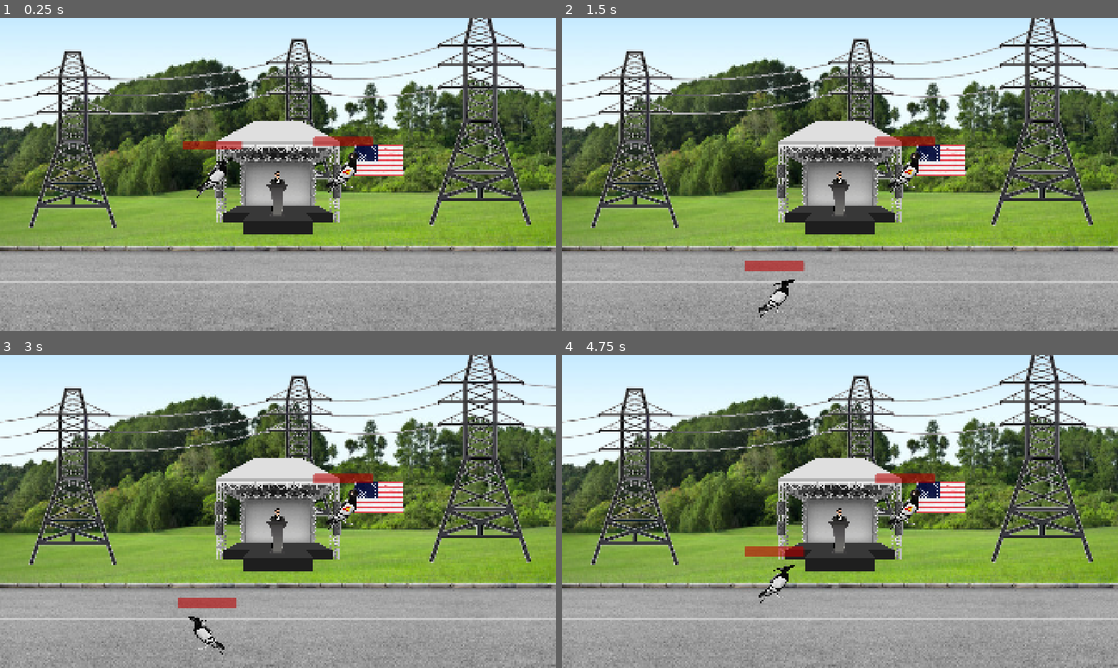
Above: before the commit, frames 1-4 (two rows, left to right).
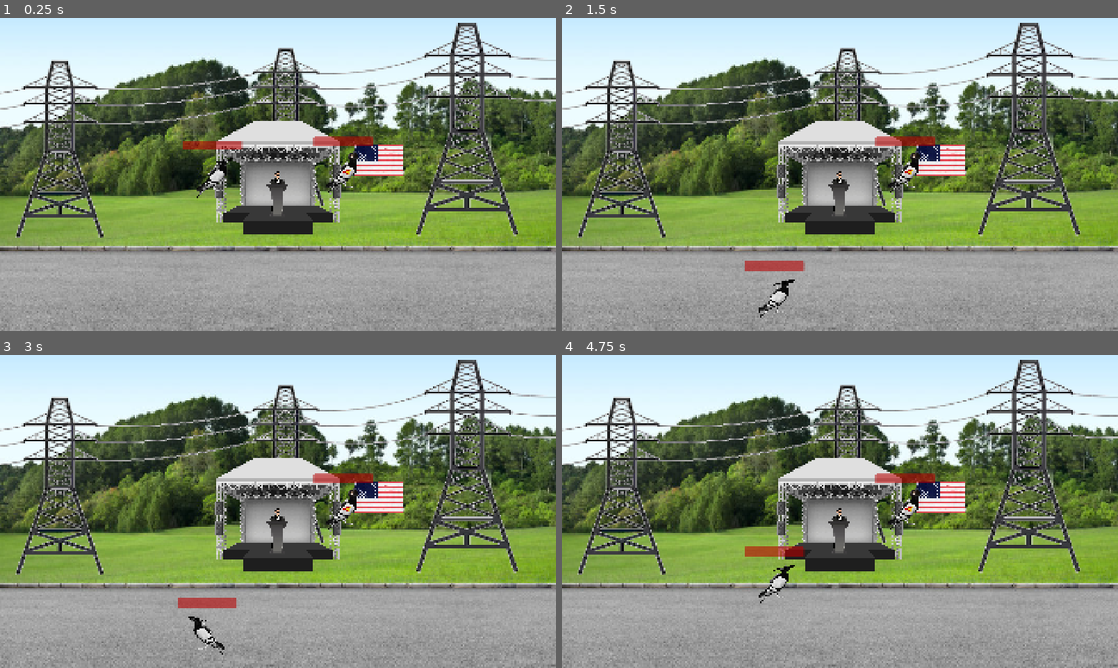
Above: after the commit, the same moments.

Repository: SteakSalkin/uol.gamejam12
Game: Godot game, scene res://level/level.tscn
The game is run twice, just before and just after one commit, with the same random seed, the same clock (stepped at 60 frames per second) and the same inputs.
Inputs:
- Up to frame 1 (0.25 s): no input
- Up to frame 2 (1.5 s): hold D (player1right) from 0.53 s (still down); tap Shift (player1attack) at 0.6 s; tap W (player1up) at 0.77 s; tap E (player2attack) at 1.35 s
- Up to frame 3 (3 s): tap W (player1up) at 1.52 s; tap Enter at 2 s; release D (player1right) at 2.03 s; hold A (player1left) 2.03-2.78 s; hold Down (player2down) 2.03-2.78 s; tap Space at 2.75 s; hold D (player1right) from 2.78 s (still down); tap Left (player2left) at 2.85 s
- Up to frame 4 (4.75 s): tap W (player1up) at 3.02, 3.77, 4.52 s; tap Enter at 3.5 s; tap Right (player2right) at 3.6 s; tap Space at 4.25 s; release D (player1right) at 4.28 s; hold A (player1left) from 4.28 s (still down); tap Up (player2up) at 4.35 s

The runs differ from the first frame. In frame 1, 15% of the frame differs, in the area x 0-100%, y 0-85%; in frame 2, 15%; in frame 3, 15%; in frame 4, 15%.

Commit message:
Collision added to Stromleitung

Diff:
--- a/level/level.tscn
+++ b/level/level.tscn
@@ -1006,12 +1006,15 @@
 texture = ExtResource("6_44x8d")
 texture_region_size = Vector2i(600, 600)
 0:0/0 = 0
+0:0/0/physics_layer_0/polygon_0/points = PackedVector2Array(150, -75, -225, 75, 300, 75, 300, -75)
 1:0/0 = 0
+1:0/0/physics_layer_0/polygon_0/points = PackedVector2Array(-300, -75, -300, 75, 225, 75, -75, -75)
 0:1/0 = 0
 1:1/0 = 0
 
 [sub_resource type="TileSet" id="TileSet_cw150"]
 tile_size = Vector2i(600, 600)
+physics_layer_0/collision_layer = 1
 sources/7 = SubResource("TileSetAtlasSource_0v1st")
 
 [sub_resource type="TileSetAtlasSource" id="TileSetAtlasSource_6gtgk"]
@@ -1041,6 +1044,18 @@
 tile_size = Vector2i(3000, 3600)
 sources/0 = SubResource("TileSetAtlasSource_cw150")
 
+[sub_resource type="TileSetAtlasSource" id="TileSetAtlasSource_rhqlf"]
+texture = ExtResource("12_rhqlf")
+texture_region_size = Vector2i(626, 375)
+0:0/0 = 0
+0:0/0/physics_layer_0/polygon_0/points = PackedVector2Array(-210.81577, -67.31932, 19.487183, -102.75054, 93.89276, -102.75054, 193.10022, -124.00928, 118.69464, -83.263374, 47.832153, -92.12118, -77.94867, -69.09088)
+0:0/0/physics_layer_0/polygon_0/one_way = true
+
+[sub_resource type="TileSet" id="TileSet_l5lfc"]
+tile_size = Vector2i(626, 375)
+physics_layer_0/collision_layer = 1
+sources/1 = SubResource("TileSetAtlasSource_rhqlf")
+
 [node name="level" type="Node2D"]
 
 [node name="Player2" parent="." instance=ExtResource("1_6gtgk")]
@@ -1104,8 +1119,9 @@
 scale = Vector2(0.75, 0.75)
 texture = ExtResource("11_xii2b")
 
-[node name="StromLeitung" type="Sprite2D" parent="."]
+[node name="StromLeitung" type="TileMapLayer" parent="."]
 z_index = -1
-position = Vector2(14.5, -300)
+position = Vector2(-2350, 900)
 scale = Vector2(7.2316294, 6)
-texture = ExtResource("12_rhqlf")
+tile_map_data = PackedByteArray("AAAAAP//AQAAAAAAAAA=")
+tile_set = SubResource("TileSet_l5lfc")
Not shown: 1 places in level/level.tscn that only renumber resources
